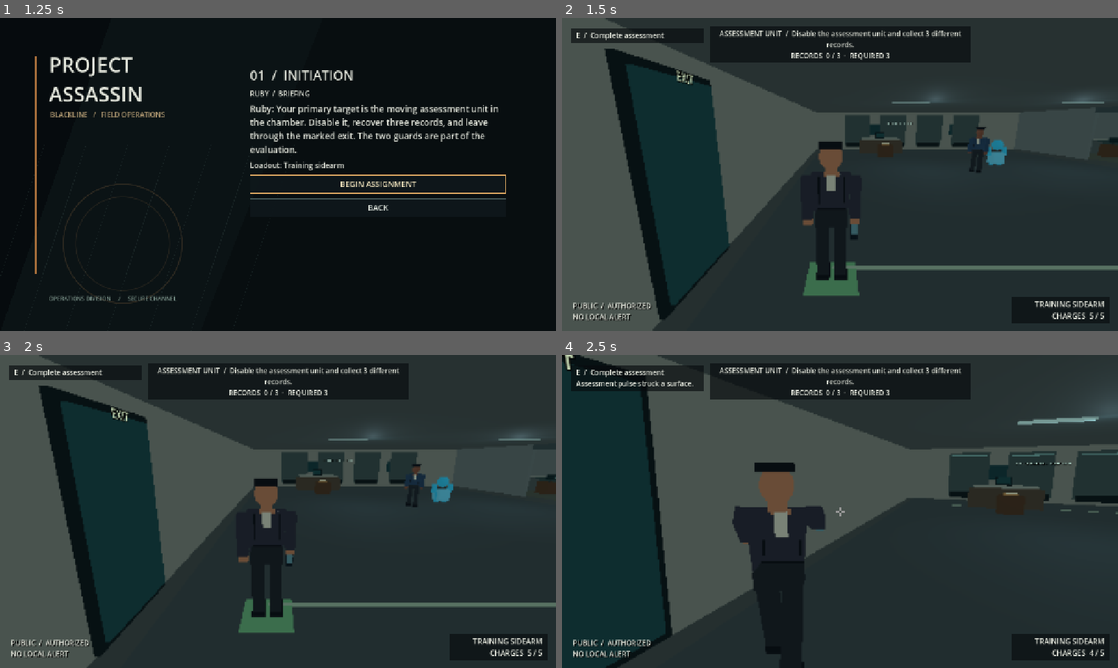
Above: before the commit, frames 1-4 (two rows, left to right).
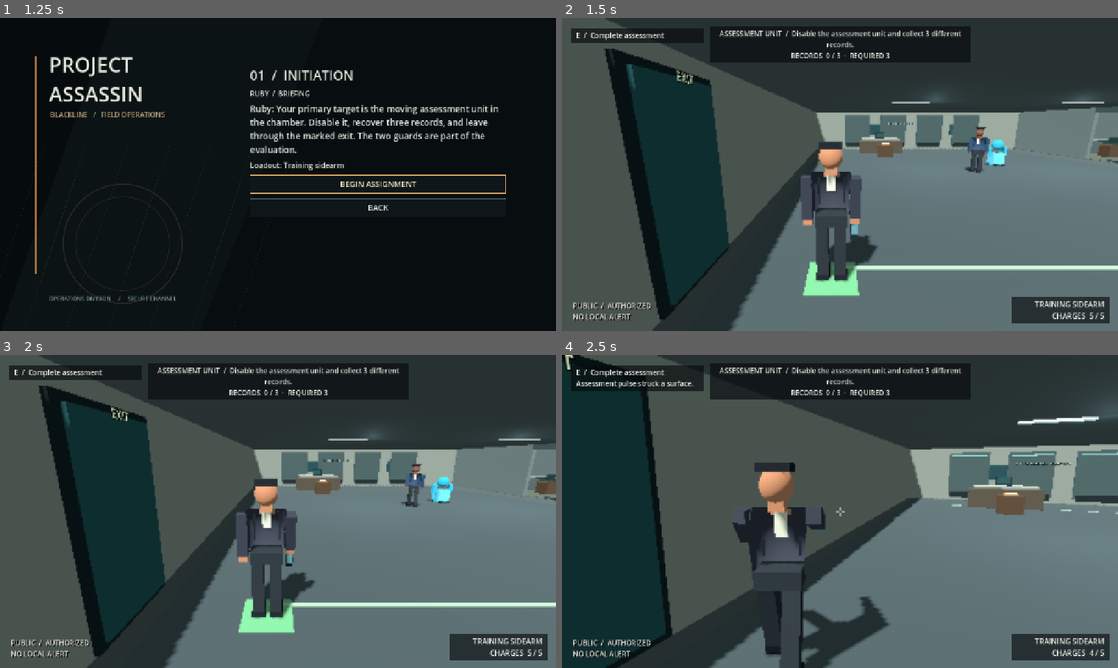
Above: after the commit, the same moments.

Repository: CoolgamerProXD/Stealty-Assasin-redesigned-computing-machine-Beta
Game: Godot game, scene res://scenes/main_menu.tscn
The game is run twice, just before and just after one commit, with the same random seed, the same clock (stepped at 60 frames per second) and the same inputs.
Inputs (mouse positions are in pixels of both pictures, inside the frame that each line leads up to):
- Up to frame 1 (1.25 s): click "CAMPAIGN / NEXT ASSIGNMENT" at 0.5 s
- Up to frame 2 (1.5 s): click "BEGIN ASSIGNMENT" at 1.25 s
- Up to frame 3 (2 s): no input
- Up to frame 4 (2.5 s): move the mouse to (867, 511) at 2.02 s; hold W (move_forward) from 2.03 s (still down); hold Right mouse button (aim) from 2.03 s (still down); click (867, 511) at 2.17 s; tap C (crouch) at 2.3 s

Frame 1 is identical in both runs. In frame 2, 41% of the frame differs, in the area x 8-100%, y 10-100%; in frame 3, 41%; in frame 4, 36%.

Commit message:
Furnish upper guest rooms and verify physical suite route [windows]
Co-authored-by: arena-agent <297053741+arena-agent@users.noreply.github.com>

Diff:
--- a/scripts/world/hotel.gd
+++ b/scripts/world/hotel.gd
@@ -27,6 +27,8 @@
 @export var instinct_target_range: float = 16.0
 @export var instinct_target_color: Color = Color(1.0, 0.08, 0.05)
 @export var instinct_item_color: Color = Color(1.0, 0.82, 0.05)
+var box_meshes: Dictionary = {}
+var box_materials: Dictionary = {}
 var message: String = ""
 var last_message: String = ""
 var message_remaining: float = 0.0
@@ -79,14 +81,19 @@
  var holder: Node3D = StaticBody3D.new() if solid else Node3D.new()
  holder.position = pos
  add_child(holder)
- var mesh := BoxMesh.new()
- mesh.size = size
+ if not box_meshes.has(size):
+  var mesh := BoxMesh.new()
+  mesh.size = size
+  box_meshes[size] = mesh
+ if not box_materials.has(color):
+  var material := StandardMaterial3D.new()
+  material.albedo_color = color
+  material.roughness = 0.85
+  box_materials[color] = material
  var visual := MeshInstance3D.new()
- visual.mesh = mesh
- var material := StandardMaterial3D.new()
- material.albedo_color = color
- material.roughness = 0.85
- visual.material_override = material
+ visual.mesh = box_meshes[size]
+ visual.material_override = box_materials[color]
+ if not solid: visual.cast_shadow = GeometryInstance3D.SHADOW_CASTING_SETTING_OFF
  holder.add_child(visual)
  if solid:
   var collider := CollisionShape3D.new()
@@ -191,7 +198,7 @@
  for z: float in [-12.5,-7.0]: _box(Vector3(-34,5.25,z),Vector3(0.2,3.3,3.0),walls)
  _box(Vector3(-38,5.25,-14),Vector3(8,3.3,0.2),walls)
  _box(Vector3(-38,5.25,-5.5),Vector3(8,3.3,0.2),walls)
- _box(Vector3(-38,4.0,-11),Vector3(4,0.8,2.2),Color(0.62,0.58,0.48),false)
+ _box(Vector3(-38,4.0,-11),Vector3(4,0.8,2.2),Color(0.62,0.58,0.48),true)
  _box(Vector3(-38,4.45,-11.7),Vector3(4,0.15,0.6),Color(0.83,0.80,0.70),false)
  _box(Vector3(-40,4.05,-7),Vector3(1.3,0.9,0.8),dark,false)
  _box(Vector3(-39,3.63,-8.7),Vector3(4,0.04,2),Color(0.33,0.20,0.18),false)
@@ -203,13 +210,46 @@
    _box(Vector3(x,4.9,z),Vector3(2.1,1.8,0.06),dark,false)
    _box(Vector3(x,4.9,z + (0.04 if z < 0 else -0.04)),Vector3(1.7,1.35,0.04),Color(0.42,0.39,0.31),false)
  for x: float in [-38.0,-31.0,-24.0,-17.0]:
-  _box(Vector3(x,0.45,-10),Vector3(2.4,0.9,1.3),dark,false)
+  _box(Vector3(x,0.45,-10),Vector3(2.4,0.9,1.3),dark,true)
   _box(Vector3(x,0.95,-10),Vector3(2.5,0.12,1.4),Color(0.65,0.57,0.46),false)
   for z: float in [-11.5,-8.5]:
    _box(Vector3(x,0.35,z),Vector3(1.2,0.7,0.55),Color(0.22,0.30,0.29),false)
  for x: float in [-38.0,-30.0,-22.0,-15.0]:
-  _box(Vector3(x,0.4,11),Vector3(2.3,0.8,0.8),Color(0.23,0.33,0.32),false)
+  _box(Vector3(x,0.4,11),Vector3(2.3,0.8,0.8),Color(0.23,0.33,0.32),true)
   _box(Vector3(x,0.8,11.3),Vector3(2.3,0.7,0.15),Color(0.20,0.28,0.28),false)
+ # Four pairs of guest rooms off a clear central upstairs gallery.
+ for x: float in [-6.0,0.0,6.0]:
+  for z: float in [-6.0,6.0]:
+   _box(Vector3(x,5.3,z),Vector3(0.18,3.4,4),walls)
+ for x: float in [-9.0,-3.0,3.0,9.0]:
+  for side: float in [-1.0,1.0]:
+   for dx: float in [-1.8,1.8]:
+    _box(Vector3(x+dx,5.3,side*4),Vector3(2.4,3.4,0.18),walls)
+   _box(Vector3(x,5.3,side*4),Vector3(1.2,0.45,0.18),dark,false)
+   _box(Vector3(x,4.0,side*6),Vector3(2.8,0.8,2.2),Color(0.58,0.55,0.47),true)
+   _box(Vector3(x,4.45,side*6.6),Vector3(2.5,0.16,0.65),Color(0.84,0.81,0.70),false)
+   _box(Vector3(x+2,3.95,side*6.8),Vector3(0.65,0.7,0.7),dark,false)
+  _box(Vector3(x,3.63,0),Vector3(4.8,0.04,5.6),Color(0.35,0.23,0.20),false)
+ # Warm shadowless pools of light, controlled by the existing quality preset.
+ for floor_y: float in [2.6,6.4]:
+  for x: float in [-37.0,-25.0,-14.0,-3.0,8.0]:
+   var light := OmniLight3D.new()
+   light.position = Vector3(x,floor_y,0)
+   light.light_color = Color(1.0,0.79,0.56)
+   light.light_energy = 0.65
+   light.omni_range = 8.0
+   light.shadow_enabled = false
+   light.add_to_group("quality_practicals")
+   light.visible = Campaign.settings["graphics"] != "LOW"
+   add_child(light)
+ for entry: Array in [["DINING / LOUNGE", Vector3(-18,2.4,-8.0)], ["GUEST ROOMS", Vector3(-10,6.5,0)], ["PRIVATE SUITE", Vector3(-33.8,6.5,-9.5)]]:
+  var sign := Label3D.new()
+  sign.text = entry[0]
+  sign.position = entry[1]
+  sign.font_size = 42
+  sign.pixel_size = 0.003
+  sign.modulate = Color(0.86,0.73,0.50)
+  add_child(sign)
  _box(Vector3(-27,7.1,0),Vector3(30,0.2,32),Color(0.32,0.32,0.30),false)
  _box(Vector3(0,7.1,0),Vector3(24,0.2,16),Color(0.32,0.32,0.30),false)
  # Navigation on the original floor remains untouched; the stationary target
--- a/tests/cinema_capture_test.gd
+++ b/tests/cinema_capture_test.gd
@@ -20,7 +20,7 @@
  await RenderingServer.frame_post_draw
  var image := root.get_texture().get_image()
  image.save_png(output.path_join(name + ".png"))
- if name in ["cinema_hotel_lobby", "cinema_hotel_corridor", "cinema_initiation", "cinema_weapon_idle", "cinema_weapon_aim", "cinema_tung_chung", "cinema_hotel_wing", "cinema_hotel_upper", "cinema_hotel_intel", "cinema_city", "cinema_ngong_ping"]:
+ if name in ["cinema_hotel_lobby", "cinema_hotel_corridor", "cinema_initiation", "cinema_weapon_idle", "cinema_weapon_aim", "cinema_tung_chung", "cinema_hotel_wing", "cinema_hotel_upper", "cinema_hotel_intel", "cinema_city", "cinema_ngong_ping", "cinema_hotel_footprint"]:
   var thumb := image.duplicate() as Image
   thumb.resize(320, 180)
   thumb.save_jpg(output.path_join(name + "_thumb.jpg"), 0.50)
@@ -68,12 +68,25 @@
  await capture("cinema_hotel_corridor")
  for quality: String in ["LOW", "MEDIUM", "HIGH"]:
   await sample_preset(service, quality)
- camera.global_position = Vector3(-19, 2.1, -3)
- camera.look_at(Vector3(-34,1.1,-10),Vector3.UP)
+ camera.global_position = Vector3(-16, 2.0, -3)
+ camera.look_at(Vector3(-31,1.1,-10),Vector3.UP)
  await capture("cinema_hotel_wing")
- camera.global_position = Vector3(-31,5.2,-1)
- camera.look_at(Vector3(-38,4.5,-10),Vector3.UP)
+ camera.global_position = Vector3(-39.5,5.2,-6.8)
+ camera.look_at(Vector3(-38,4.6,-9),Vector3.UP)
  await capture("cinema_hotel_upper")
+ # Remove only the decorative ceiling for an overhead upper-floor plan view.
+ var hidden_roofs: Array[Node3D] = []
+ for child: Node in hotel.get_children():
+  if child is Node3D and is_equal_approx(child.position.y, 7.1):
+   child.visible = false
+   hidden_roofs.append(child)
+ camera.global_position = Vector3(-15, 55, 0)
+ camera.look_at(Vector3(-15,3.6,0),Vector3.FORWARD)
+ camera.projection = Camera3D.PROJECTION_ORTHOGONAL
+ camera.size = 72
+ await capture("cinema_hotel_footprint")
+ camera.projection = Camera3D.PROJECTION_PERSPECTIVE
+ for roof: Node3D in hidden_roofs: roof.visible = true
  camera.global_position = Vector3(-5,1.4,-2.2)
  camera.look_at(Vector3(-5,0.8,-3.6),Vector3.UP)
  await capture("cinema_hotel_intel")
--- a/tests/run_tests.gd
+++ b/tests/run_tests.gd
@@ -169,6 +169,28 @@
  Input.action_release("move_left")
  print("WING_DIAG: ascent=", player.global_position)
  check(player.global_position.x < -35.0 and player.global_position.y > 3.3, "player walks from ground level up the connected ramp")
+ # Navigate around the stairwell and through the suite door to the real target.
+ var before_suite := SessionSnapshot.capture(player, world_mission)
+ Input.action_press("move_forward")
+ await create_timer(2.0).timeout
+ Input.action_release("move_forward")
+ Input.action_press("move_right")
+ await create_timer(2.7).timeout
+ Input.action_release("move_right")
+ Input.action_press("move_forward")
+ await create_timer(2.7).timeout
+ Input.action_release("move_forward")
+ Input.action_press("move_left")
+ await create_timer(2.0).timeout
+ Input.action_release("move_left")
+ print("WING_DIAG: suite=", player.global_position, " target=", upstairs_target.global_position)
+ world.call("_interact_nearest")
+ check(world_mission.target_complete and upstairs_target.objective_completed, "player reaches and interacts with upper-room target through physical route")
+ SessionSnapshot.restore(before_suite, player, world_mission, spawned)
+ # Return to stair landing for descent.
+ player.global_position = Vector3(-38.5,3.65,3)
+ player.velocity = Vector3.ZERO
+ await physics_frame
  Input.action_press("move_right")
  await create_timer(6.0).timeout
  Input.action_release("move_right")
